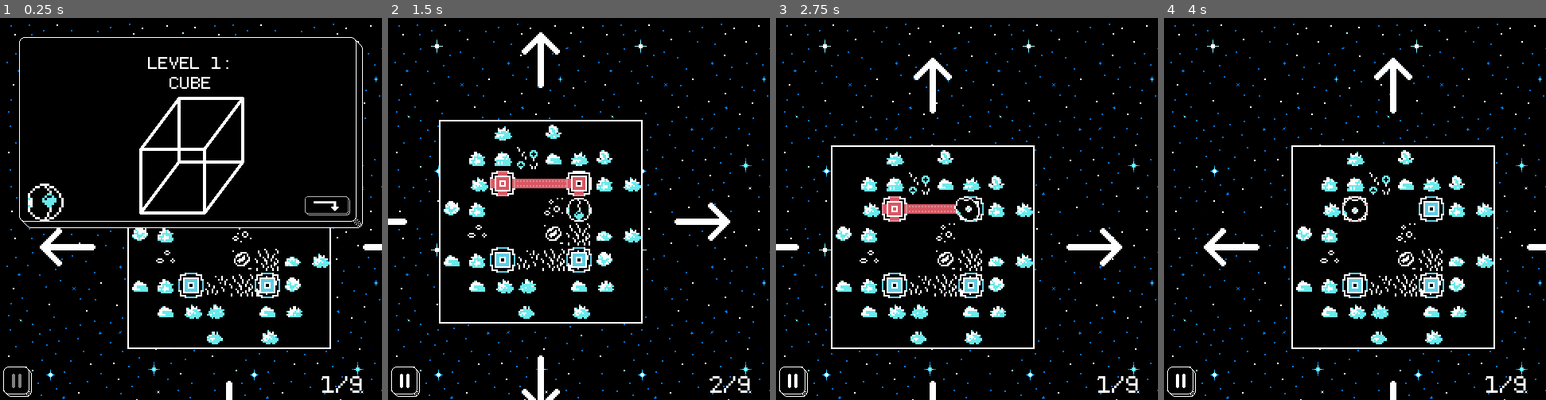
Above: before the commit, frames 1-4 (left to right).
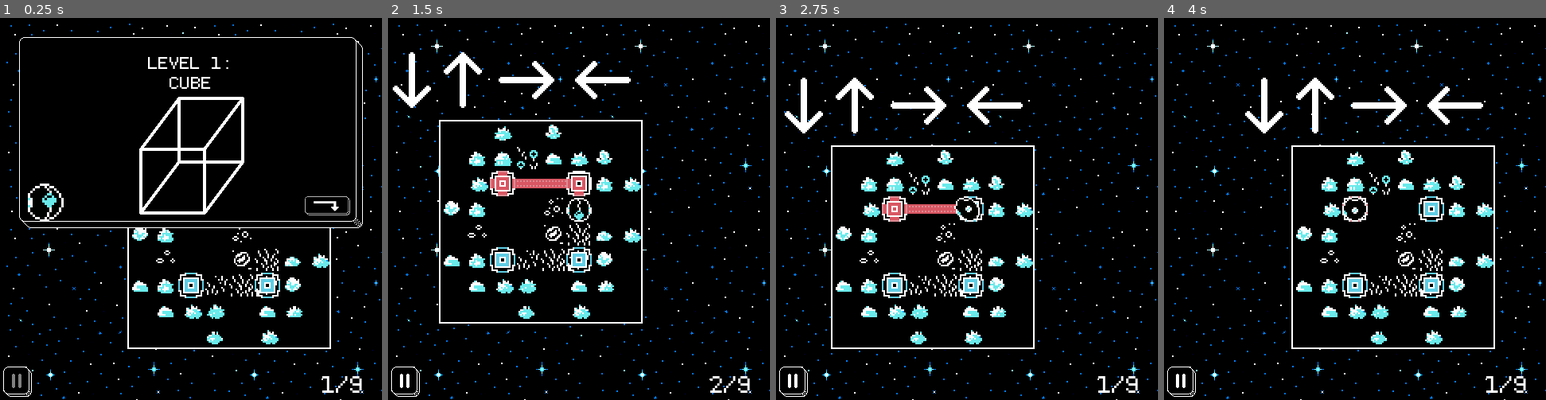
Above: after the commit, the same moments.

Repository: cprosko/polyhedromeda
Game: Godot game, scene res://scenes/levels/level_1.tscn
The game is run twice, just before and just after one commit, with the same random seed, the same clock (stepped at 60 frames per second) and the same inputs. This scene is started directly instead of the project's main scene.
Inputs:
- Up to frame 1 (0.25 s): no input
- Up to frame 2 (1.5 s): tap Enter (continue) at 0.5, 0.6 s; hold Right (move_right) 0.53-1.28 s; hold Down (move_down) from 1.28 s (still down); tap Shift (sprint) at 1.35 s
- Up to frame 3 (2.75 s): release Down (move_down) at 2.03 s; hold Right (move_right) from 2.03 s (still down); hold Z (undo) from 2.03 s (still down)
- Up to frame 4 (4 s): release Right (move_right) at 2.78 s; release Z (undo) at 2.78 s; hold Up (move_up) 2.78-3.53 s; tap Enter (continue) at 2.85, 3.5 s; hold Left (move_left) from 3.53 s (still down); hold Shift (sprint) from 3.53 s (still down)

The runs differ from the first frame. In frame 1, 0.5% of the frame differs, in the area x 10-100%, y 55-100%; in frame 2, 2.6%, in the area x 0-90%, y 3-100%; in frame 3, 2.4%; in frame 4, 2.4%.

Commit message:
Fixed bug where you would erroneously detect walls due to tilemaplayers being placed too close.

Diff:
--- a/scenes/levels/level_1.tscn
+++ b/scenes/levels/level_1.tscn
@@ -918,6 +918,7 @@
 position = Vector2(1, 1)
 script = ExtResource("17_wtkl1")
 starting_player_position = Vector2i(2, 2)
+unfold_map = true
 metadata/_custom_type_script = "uid://cvhqfqafns1lm"
 
 [node name="BackBlock" type="Node2D" parent="MapManager" node_paths=PackedStringArray("neighbor_up", "neighbor_down", "neighbor_left", "neighbor_right")]
--- a/scripts/map_manager.gd
+++ b/scripts/map_manager.gd
@@ -119,29 +119,41 @@
 	# Position loaded blocks
 	active_block.position = Vector2.ZERO
 	if active_block.neighbor_up != null:
-		active_block.neighbor_up.position = Vector2(
-			0,
-			map_to_local(-active_block.neighbor_up.Size).y
-			- 0.5 * GlobalsInst.TILE_SIZE_PIXELS.y
-		)
+		if active_block.edge_types[Enums.Dir.UP] == Enums.Edge.NONE:
+			active_block.neighbor_up.position = Vector2(
+				0,
+				map_to_local(-active_block.neighbor_up.Size).y
+				- 0.5 * GlobalsInst.TILE_SIZE_PIXELS.y
+			)
+		else:
+			active_block.neighbor_up.position = unused_block_position
 	if active_block.neighbor_down != null:
-		active_block.neighbor_down.position = Vector2(
-			0,
-			map_to_local(active_block.Size).y
-			- 0.5 * GlobalsInst.TILE_SIZE_PIXELS.y
-		)
+		if active_block.edge_types[Enums.Dir.DOWN] == Enums.Edge.NONE:
+			active_block.neighbor_down.position = Vector2(
+				0,
+				map_to_local(active_block.Size).y
+				- 0.5 * GlobalsInst.TILE_SIZE_PIXELS.y
+			)
+		else:
+			active_block.neighbor_down.position = unused_block_position
 	if active_block.neighbor_left != null:
-		active_block.neighbor_left.position = Vector2(
-			map_to_local(-active_block.neighbor_left.Size).x
-			- 0.5 * GlobalsInst.TILE_SIZE_PIXELS.x,
-			0
-		)
+		if active_block.edge_types[Enums.Dir.LEFT] == Enums.Edge.NONE:
+			active_block.neighbor_left.position = Vector2(
+				map_to_local(-active_block.neighbor_left.Size).x
+				- 0.5 * GlobalsInst.TILE_SIZE_PIXELS.x,
+				0
+			)
+		else:
+			active_block.neighbor_left.position = unused_block_position
 	if active_block.neighbor_right != null:
-		active_block.neighbor_right.position = Vector2(
-			map_to_local(active_block.End).x
-			- 0.5 * GlobalsInst.TILE_SIZE_PIXELS.x,
-			0
-		)
+		if active_block.edge_types[Enums.Dir.RIGHT] == Enums.Edge.NONE:
+			active_block.neighbor_right.position = Vector2(
+				map_to_local(active_block.End).x
+				- 0.5 * GlobalsInst.TILE_SIZE_PIXELS.x,
+				0
+			)
+		else:
+			active_block.neighbor_right.position = unused_block_position
 
 	# Only make active blocks visible
 	for block in map_blocks:
